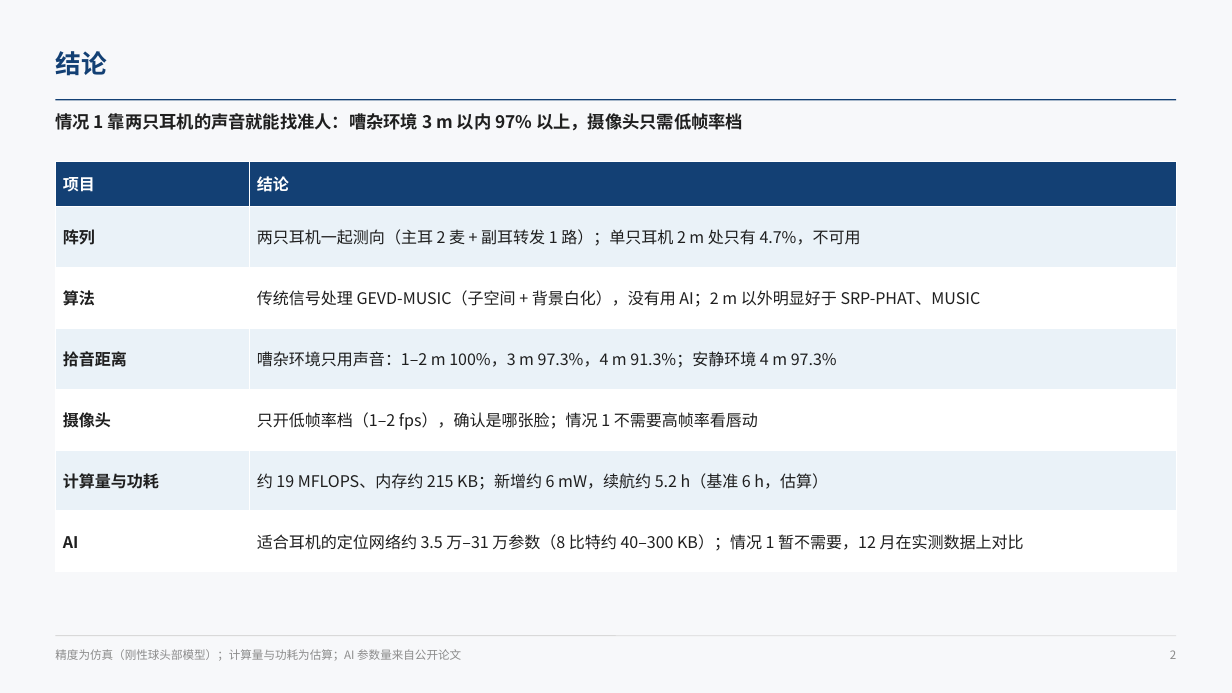
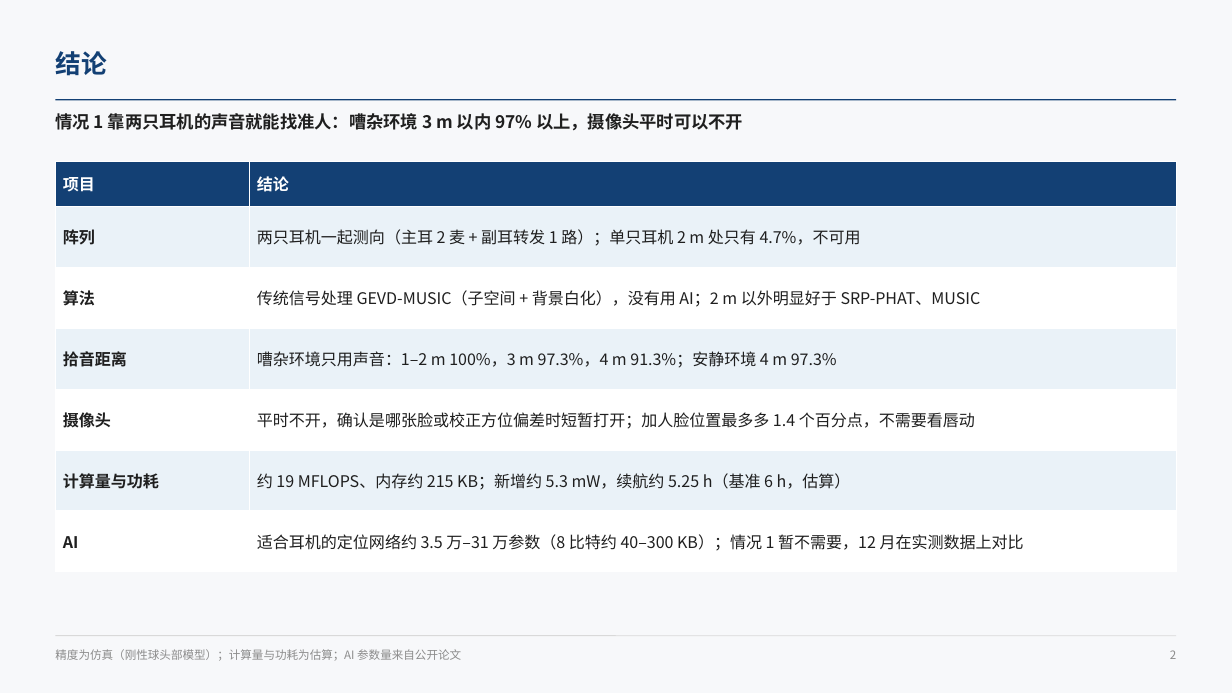
Before and after one commit to ZeroFoxxi/ssl-scene1, a slide deck: slide 2 of 02_耳机声源定位/耳机声源定位_情况1分析.pptx. Drawn at 1232x693 pixels with LibreOffice and Linux fonts; fonts in the diff are those of the drawing. Boxes give left, top, right and bottom in pixels: in the first picture for what was removed or moved away, otherwise in the second. Text is boxed around its words. In the diff, an @@ line names an element or a change of style, - is before the commit and + after.

```diff
--- a/02_耳机声源定位/耳机声源定位_情况1分析.pptx
+++ b/02_耳机声源定位/耳机声源定位_情况1分析.pptx
@@ text at (55,113,743,131): text changed @@
-情况 1 靠两只耳机的声音就能找准人：嘈杂环境 3 m 以内 97% 以上，摄像头只需低帧率档
+情况 1 靠两只耳机的声音就能找准人：嘈杂环境 3 m 以内 97% 以上，摄像头平时可以不开
@@ table at (55,162,1177,555) @@
-row 5, column 2: 只开低帧率档（1–2 fps），确认是哪张脸；情况 1 不需要高帧率看唇动
+row 5, column 2: 平时不开，确认是哪张脸或校正方位偏差时短暂打开；加人脸位置最多多 1.4 个百分点，不需要看唇动
-row 6, column 2: 约 19 MFLOPS、内存约 215 KB；新增约 6 mW，续航约 5.2 h（基准 6 h，估算）
+row 6, column 2: 约 19 MFLOPS、内存约 215 KB；新增约 5.3 mW，续航约 5.25 h（基准 6 h，估算）
```
Also in this commit, not shown: 3 other slides changed, 4 other files.
